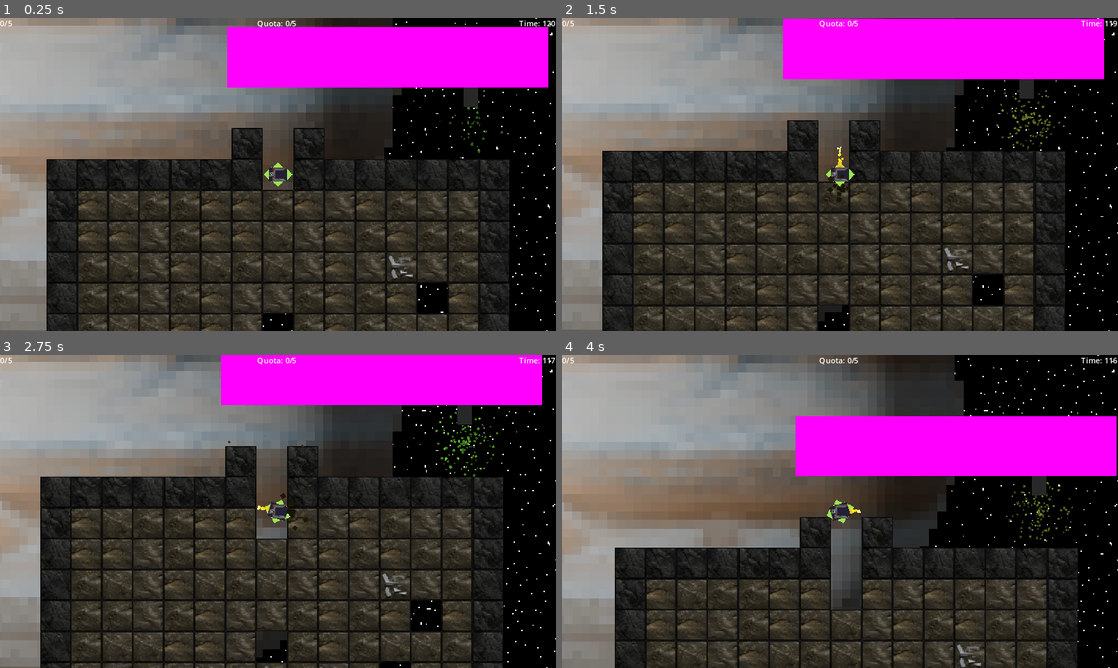
Above: before the commit, frames 1-4 (two rows, left to right).
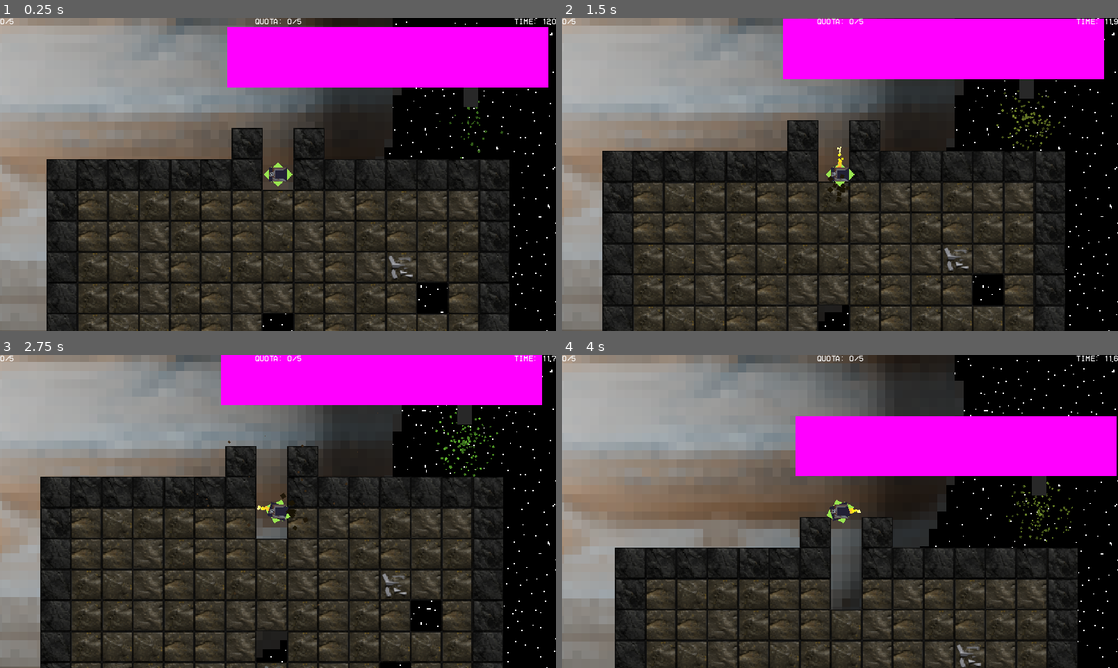
Above: after the commit, the same moments.

Repository: MissionToPsyche-Iridium/iridium_21q_web_game-csu
Game: Godot game, scene res://Scenes/pre.tscn
The game is run twice, just before and just after one commit, with the same random seed, the same clock (stepped at 60 frames per second) and the same inputs.
Inputs (mouse positions are in pixels of both pictures, inside the frame that each line leads up to):
- Up to frame 1 (0.25 s): no input
- Up to frame 2 (1.5 s): move the mouse to (962, 158) at 0.52 s; hold D (right) 0.53-1.28 s; tap Space (Leave) at 0.6, 1.35 s; move the mouse to (728, 190) at 1.27 s; hold S (down) from 1.28 s (still down)
- Up to frame 3 (2.75 s): move the mouse to (333, 442) at 2.02 s; release S (down) at 2.03 s; hold D (right) from 2.03 s (still down); tap Space (Leave) at 2.1 s
- Up to frame 4 (4 s): move the mouse to (812, 574) at 2.77 s; release D (right) at 2.78 s; hold W (up) 2.78-3.53 s; tap Space (Leave) at 2.85, 3.6 s; move the mouse to (1006, 558) at 3.52 s; hold A (left) from 3.53 s (still down)

The runs differ from the first frame. In frame 1, 0.2% of the frame differs, in the area x 0-100%, y 0-4%; in frame 2, 0.2%; in frame 3, 0.2%; in frame 4, 0.2%.

Commit message:
Added font, GUI changes. Added theme for easy font edits.

Diff:
--- /dev/null
+++ b/Assets/maintheme.tres
@@ -0,0 +1,6 @@
+[gd_resource type="Theme" load_steps=2 format=3 uid="uid://crb7i1fcxvc5x"]
+
+[ext_resource type="FontFile" uid="uid://r5ddcocmdleq" path="res://Assets/HomeVideo-Regular.ttf" id="1_e8180"]
+
+[resource]
+default_font = ExtResource("1_e8180")
--- a/Objects/gui.tscn
+++ b/Objects/gui.tscn
@@ -1,5 +1,6 @@
-[gd_scene load_steps=8 format=3 uid="uid://b3r10iky618p3"]
+[gd_scene load_steps=9 format=3 uid="uid://b3r10iky618p3"]
 
+[ext_resource type="Theme" uid="uid://crb7i1fcxvc5x" path="res://Assets/maintheme.tres" id="1_h8xto"]
 [ext_resource type="Script" path="res://scripts/gui/itemcount.gd" id="1_hk3dw"]
 [ext_resource type="Script" path="res://scripts/timerlabel.gd" id="2_arnaf"]
 [ext_resource type="Script" path="res://scripts/oreview.gd" id="3_fn24b"]
@@ -46,22 +47,23 @@
 [node name="Item Count" type="Label" parent="."]
 offset_right = 49.0
 offset_bottom = 29.0
+theme = ExtResource("1_h8xto")
+text = "0/0"
 script = ExtResource("1_hk3dw")
 metadata/_edit_use_anchors_ = true
 
 [node name="Timer Label" type="Label" parent="."]
-anchors_preset = 5
-anchor_left = 0.5
-anchor_right = 0.5
-offset_left = 517.0
-offset_right = 557.0
+anchors_preset = 1
+anchor_left = 1.0
+anchor_right = 1.0
+offset_left = -87.0
 offset_bottom = 23.0
-grow_horizontal = 2
+grow_horizontal = 0
+theme = ExtResource("1_h8xto")
 theme_override_colors/font_color = Color(1, 1, 1, 1)
 text = "Time: "
 horizontal_alignment = 1
 script = ExtResource("2_arnaf")
-metadata/_edit_use_anchors_ = true
 
 [node name="blink" type="AnimationPlayer" parent="Timer Label"]
 root_node = NodePath("../../Required Label")
@@ -91,5 +93,6 @@
 offset_right = 43.0
 offset_bottom = 23.0
 grow_horizontal = 2
+theme = ExtResource("1_h8xto")
 text = "Quota: 0/0"
 script = ExtResource("4_euc6r")
Binary file added: Assets/HomeVideo-Bold.ttf
Not shown, added: Assets/HomeVideo-Bold.ttf.import
Binary file added: Assets/HomeVideo-Regular.ttf
Not shown, added: Assets/HomeVideo-Regular.ttf.import
